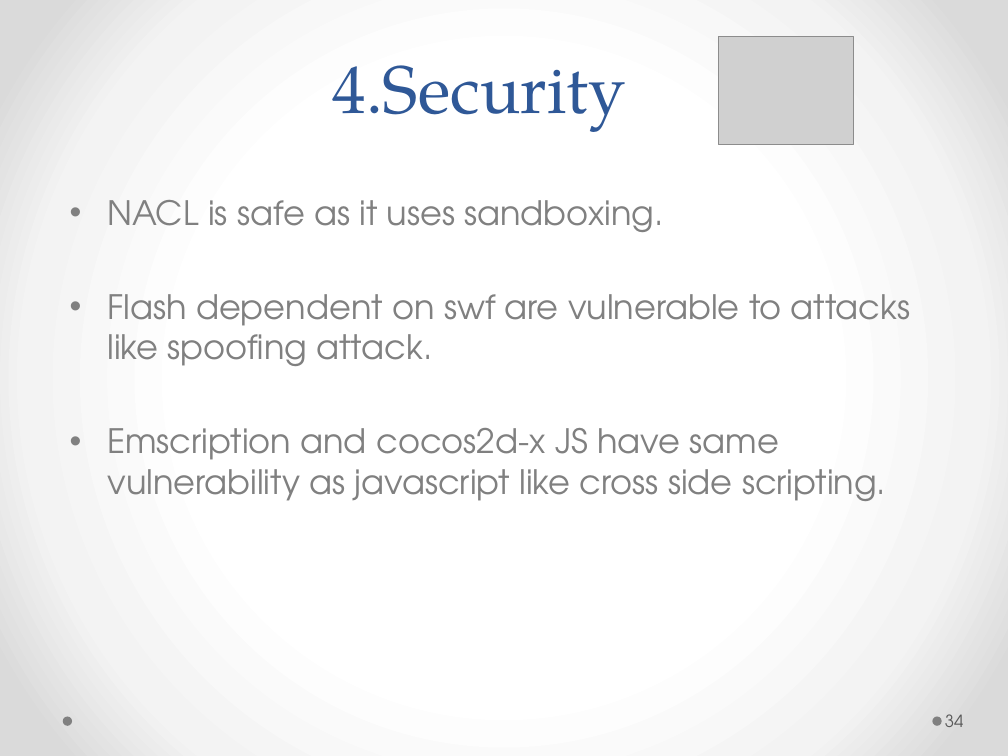
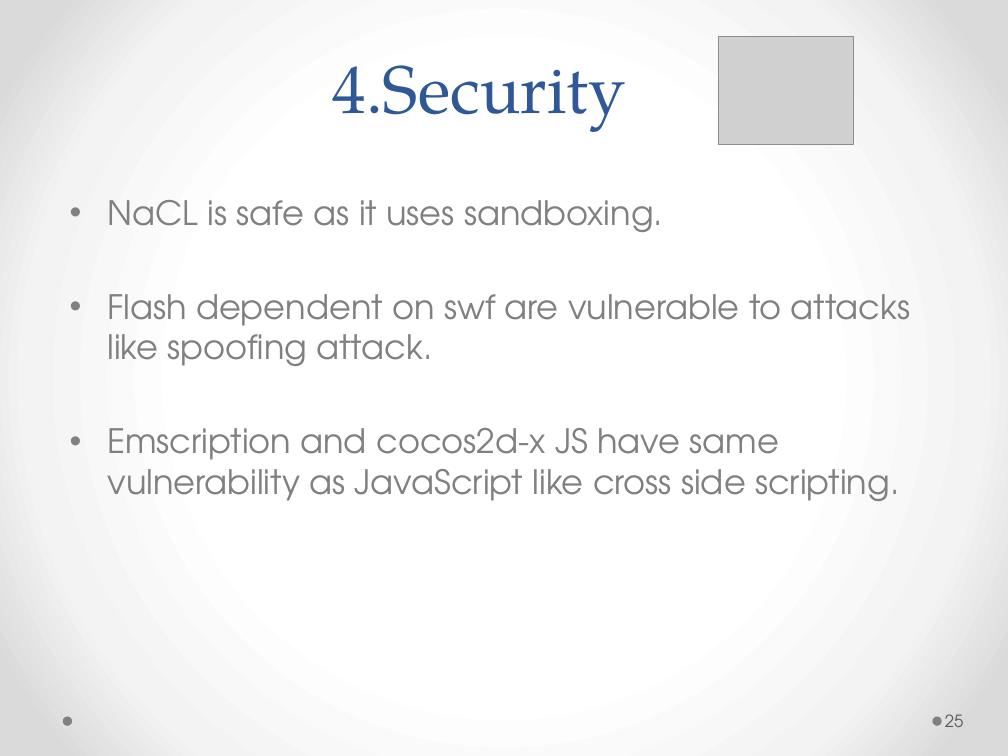
Before and after one commit to amit1984/Thesis, a slide deck: slide 25 of thesis_v4.pptx (slide 34 before the commit). Drawn at 1008x756 pixels with LibreOffice and Linux fonts; fonts in the diff are those of the drawing; grey boxes stand for pictures. Boxes give left, top, right and bottom in pixels: in the first picture for what was removed or moved away, otherwise in the second. Text is boxed around its words. In the diff, an @@ line names an element or a change of style, - is before the commit and + after.

```diff
--- a/thesis_v4.pptx
+++ b/thesis_v4.pptx
@@ text at (107,200,663,232): text changed @@
-• NACL is safe as it uses sandboxing.
+• NaCL is safe as it uses sandboxing.
@@ text at (107,428,899,501): text changed @@
-• Emscription and cocos2d-x JS have same vulnerability as javascript like cross side scripting.
+• Emscription and cocos2d-x JS have same vulnerability as JavaScript like cross side scripting.
@@ page number at (945,714,964,727): text changed @@
-34
+25
```
Also in this commit, not shown: 14 other slides changed, 6 slides added, 4 slides removed, 1 other file.
